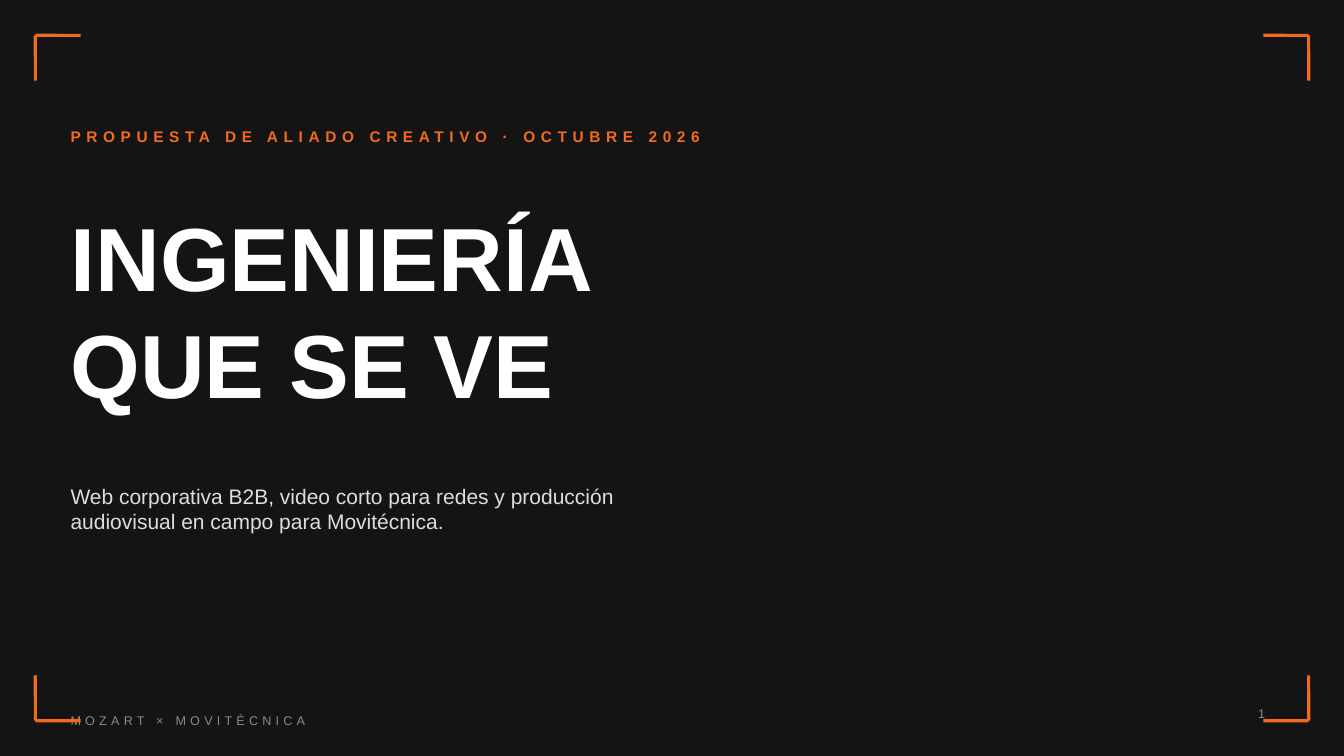
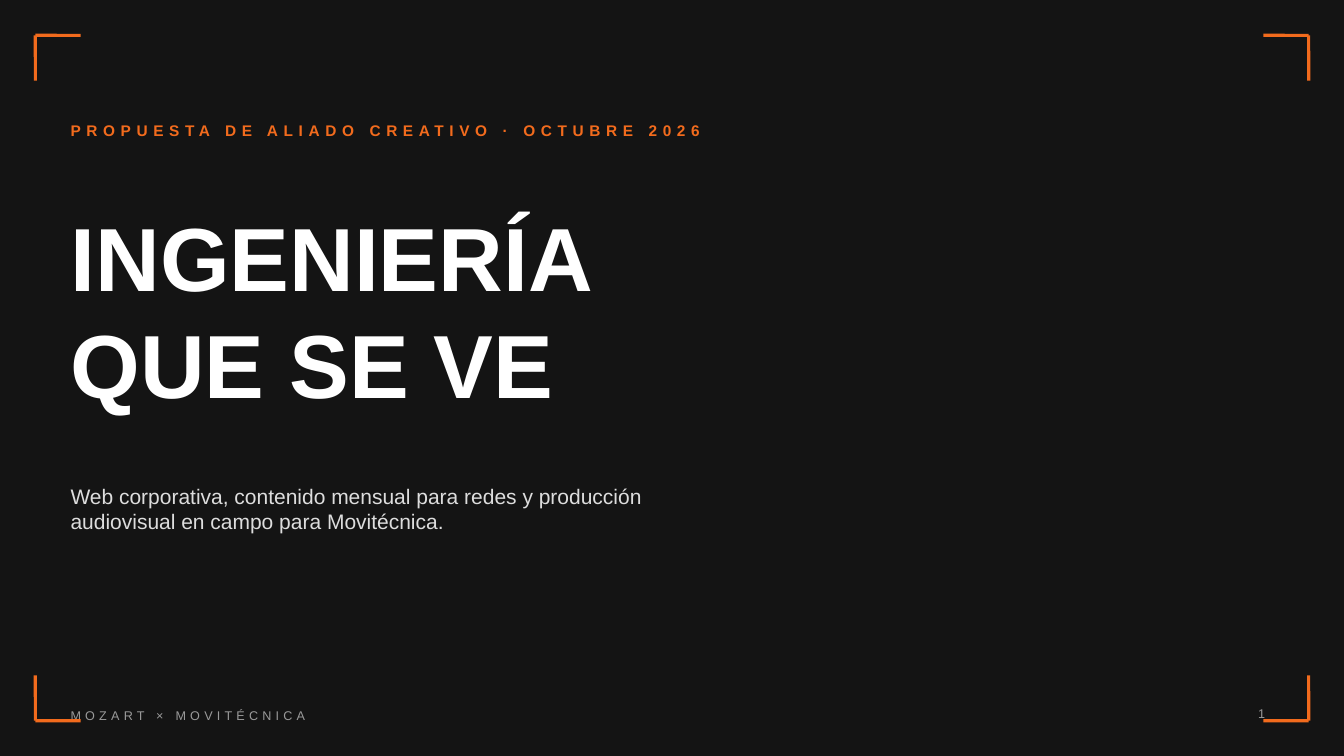
Before and after one commit to luiggithc-lgtm/mozart-agency, a slide deck: slide 1 of entregables/Propuesta-Mozart-Movitecnica.pptx. Drawn at 1344x756 pixels with LibreOffice and Linux fonts; fonts in the diff are those of the drawing; background and template pictures are left out. Boxes give left, top, right and bottom in pixels: in the first picture for what was removed or moved away, otherwise in the second. Text is boxed around its words. In the diff, an @@ line names an element or a change of style, - is before the commit and + after.

```diff
--- a/entregables/Propuesta-Mozart-Movitecnica.pptx
+++ b/entregables/Propuesta-Mozart-Movitecnica.pptx
@@ text "PROPUESTA DE ALIADO CREATIVO · ..." at (71, 125, 700, 136): vertical alignment middle to top @@
@@ text at (71, 488, 642, 534): text changed @@
-Web corporativa B2B, video corto para redes y producción audiovisual en campo para Movitécnica.
+Web corporativa, contenido mensual para redes y producción audiovisual en campo para Movitécnica.
@@ text "MOZART × MOVITÉCNICA" at (71, 710, 306, 723): text colour #8A8A8A to #9A9A9A @@
```
Also in this commit, not shown: 8 other slides changed, 9 slides added, 5 slides removed, 4 other files.
